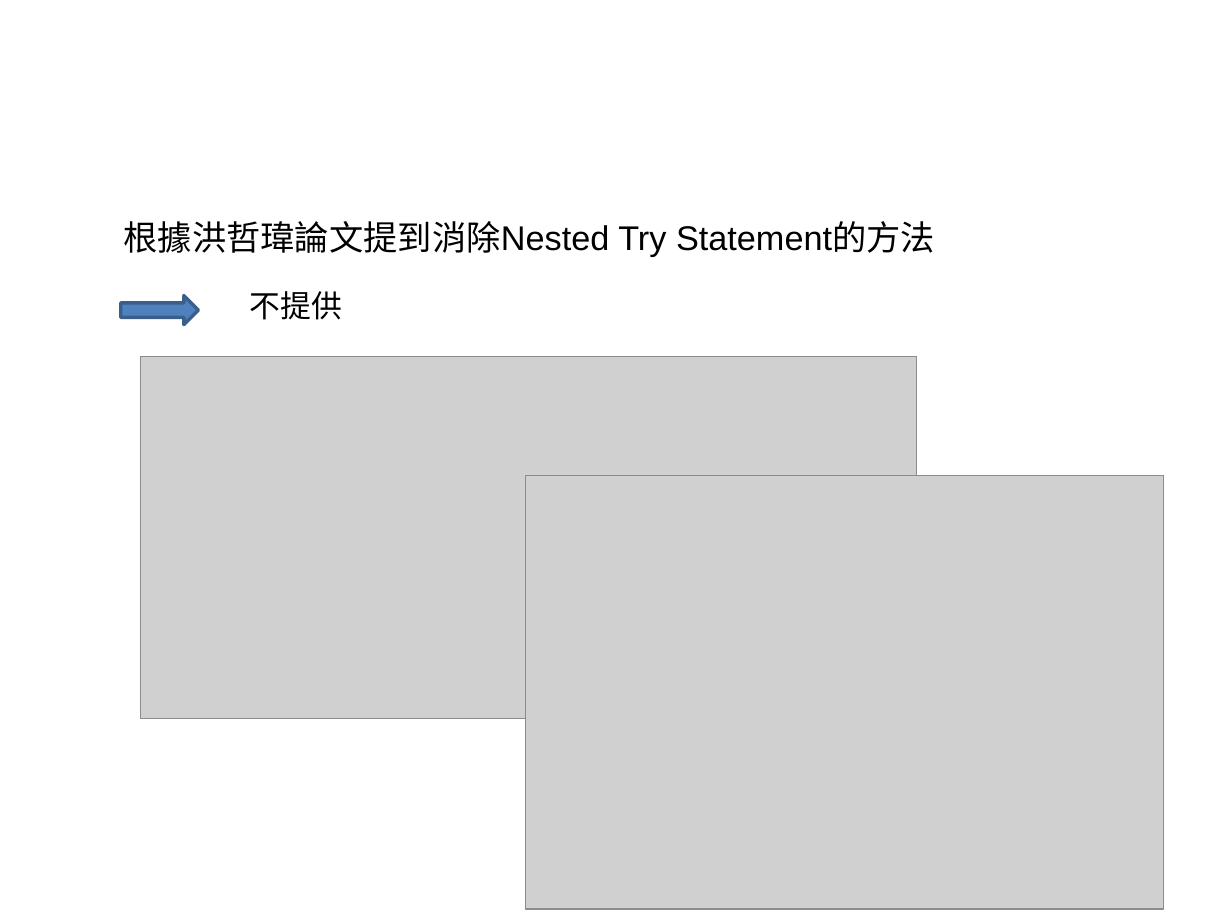
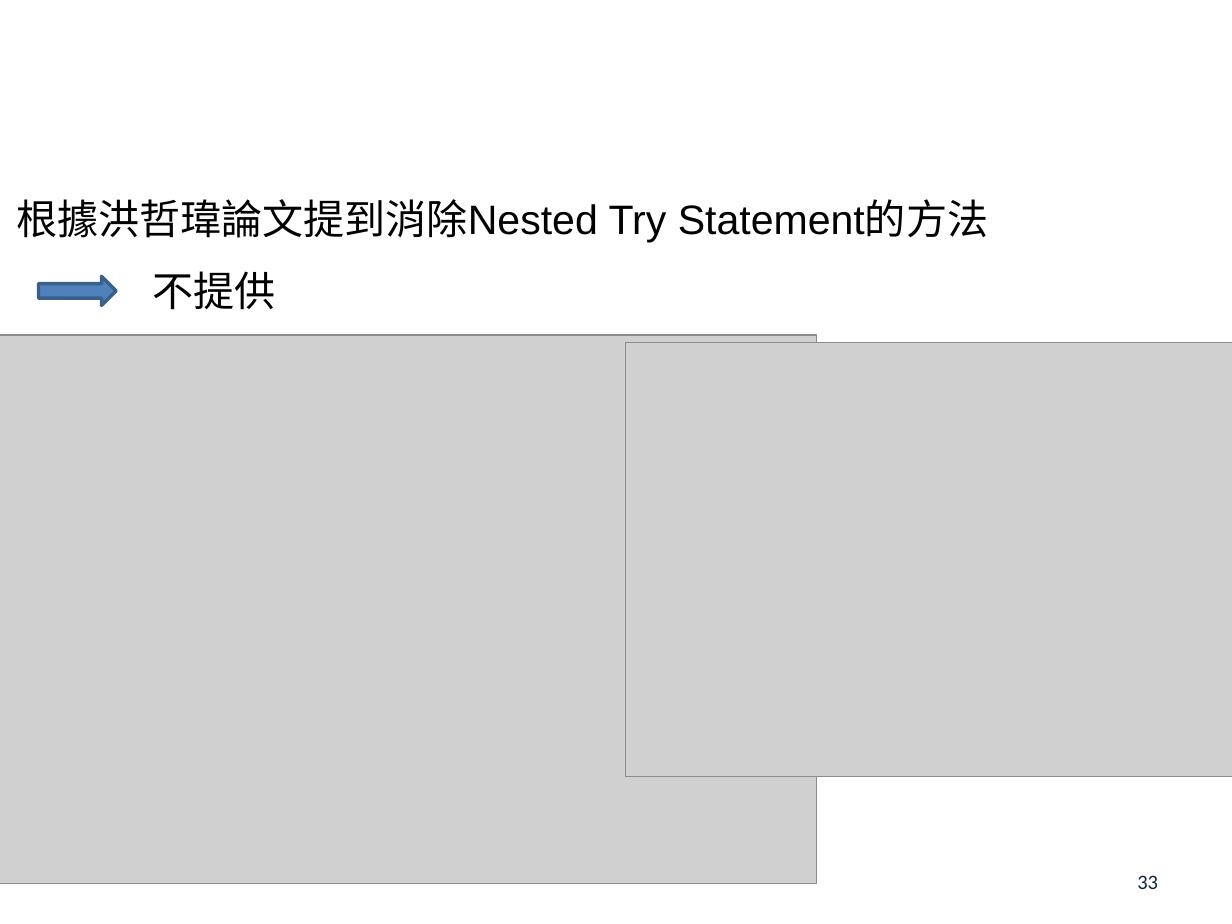
Before and after one commit to s7130457/thesis, a slide deck: slide 33 of 楊雅雯-口試投影片.pptx (slide 32 before the commit). Drawn at 1232x924 pixels with LibreOffice and Linux fonts; fonts in the diff are those of the drawing; grey boxes stand for pictures; background and template pictures are left out. Boxes give left, top, right and bottom in pixels: in the first picture for what was removed or moved away, otherwise in the second. Text is boxed around its words. In the diff, an @@ line names an element or a change of style, - is before the commit and + after.

```diff
--- a/楊雅雯-口試投影片.pptx
+++ b/楊雅雯-口試投影片.pptx
@@ text "根據洪哲瑋論文提到消除Nested Try Statement的方法": place and size @@
-text "根據洪哲瑋論文提到消除Nested Try Statement的方法" at <box>124,221,935,256</box>
+text "根據洪哲瑋論文提到消除Nested Try Statement的方法" at <box>16,199,988,242</box>
@@ text "根據洪哲瑋論文提到消除Nested Try Statement的方法" at <box>16,199,988,242</box>: size 20 to 24 pt @@
@@ text "不提供": place and size @@
-text "不提供" at <box>250,291,342,320</box>
+text "不提供" at <box>153,271,276,310</box>
@@ text "不提供" at <box>153,271,276,310</box>: size 18 to 24 pt @@
@@ right arrow: place and size @@
-right arrow at <box>121,296,198,325</box>
+right arrow at <box>38,276,116,306</box>
@@ picture: place and size @@
-picture at <box>140,356,917,718</box>
+picture at <box>0,335,817,885</box>
@@ picture: place and size @@
-picture at <box>526,476,1164,909</box>
+picture at <box>626,342,1232,776</box>
@@ page number at <box>1137,875,1158,889</box>: text changed @@
-32
+33
```
Also in this commit, not shown: 25 other slides changed, 1 slide added, 2 other files.
